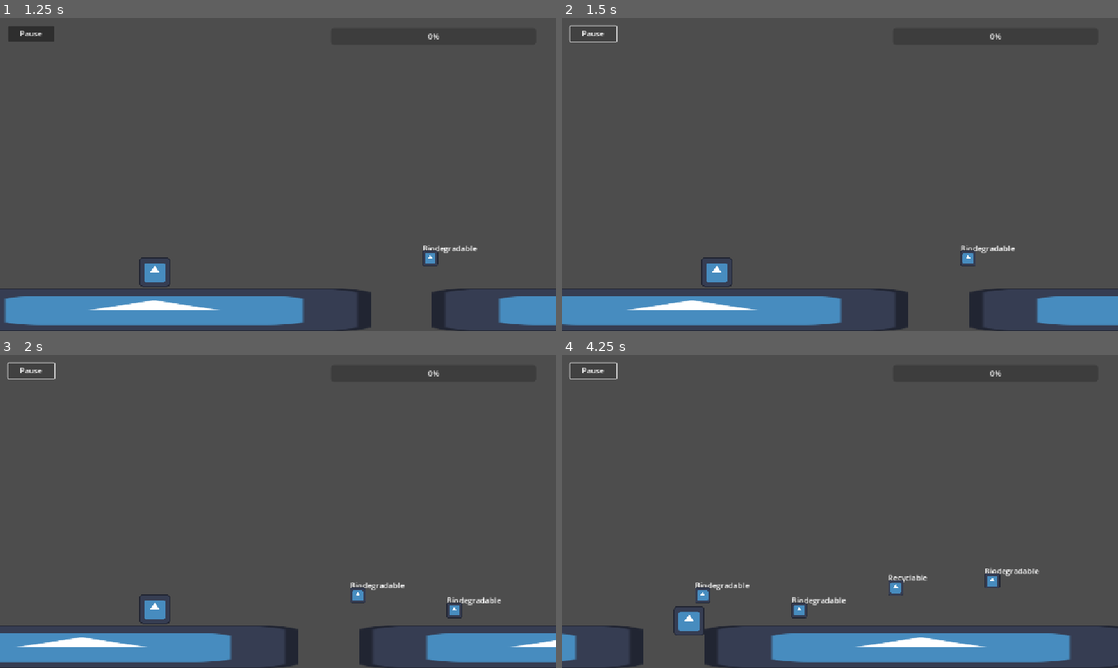
Above: before the commit, frames 1-4 (two rows, left to right).
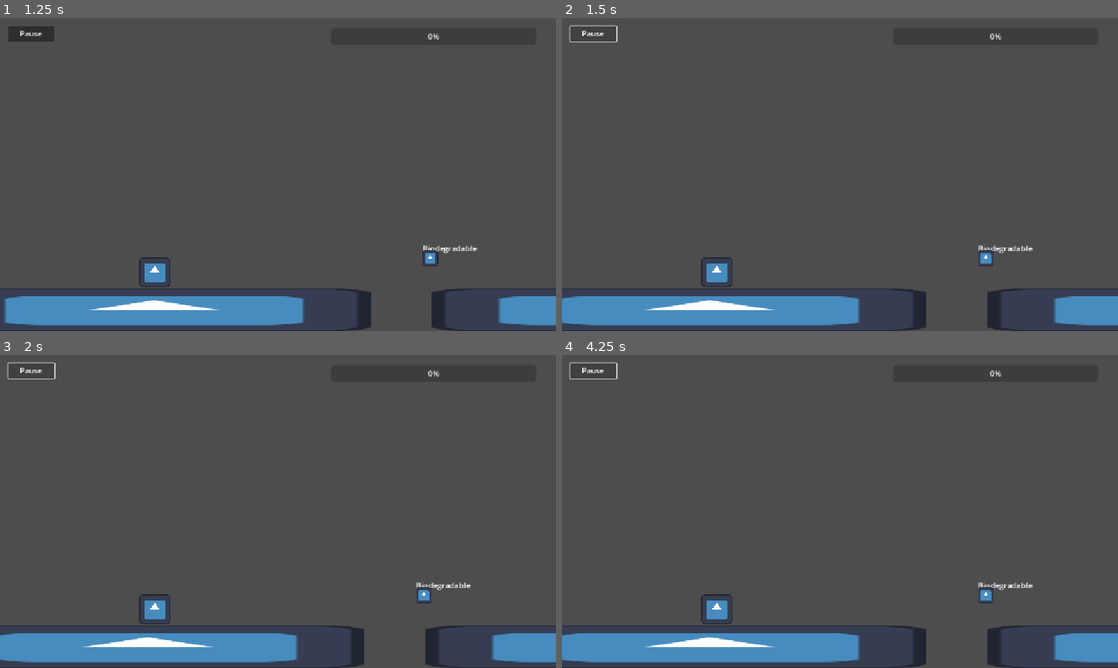
Above: after the commit, the same moments.

Repository: wends05/trash-trek
Game: Godot game, scene res://scenes/MainMenu.tscn
The game is run twice, just before and just after one commit, with the same random seed, the same clock (stepped at 60 frames per second) and the same inputs. The engine's default icon, where the game draws it, is replaced by a stand-in: a white triangle on a blue panel in a dark square.
Inputs:
- Up to frame 1 (1.25 s): click "Start" at 0.5 s
- Up to frame 2 (1.5 s): click "Pause" at 1.25 s
- Up to frame 3 (2 s): no input
- Up to frame 4 (4.25 s): no input

Frame 1 is identical in both runs. In frame 2, 2.6% of the frame differs, in the area x 0-94%, y 72-100%; in frame 3, 4.5%; in frame 4, 9.6%, in the area x 0-100%, y 68-100%.

Commit message:
Update Energy & UI

Diff:
--- a/scenes/ui.tscn
+++ b/scenes/ui.tscn
@@ -19,7 +19,7 @@
 offset_right = 1110.0
 offset_bottom = 55.0
 
-[node name="Button" type="Button" parent="."]
+[node name="PauseButton" type="Button" parent="."]
 layout_mode = 0
 offset_left = 16.0
 offset_top = 16.0
@@ -33,3 +33,5 @@
 offset_top = 64.0
 offset_right = 56.0
 offset_bottom = 87.0
+
+[connection signal="pressed" from="PauseButton" to="." method="_on_pause_button_pressed"]
--- a/scripts/energy.gd
+++ b/scripts/energy.gd
@@ -2,7 +2,6 @@
 
 class_name EnergyBar
 
-# Called when the node enters the scene tree for the first time.
 func _ready() -> void:
 	Game.energy_changed.connect(change_energy_value)
 
--- a/scripts/ui.gd
+++ b/scripts/ui.gd
@@ -2,12 +2,14 @@
 
 class_name UI
 
+@onready var temp_trash_count_display: Node = get_node(NodePath("TempTrashCount"))
+@onready var pause_button: Node = get_node(NodePath("PauseButton"))
 
 func _ready() -> void:
 	Game.updated_stats.connect(update_trash_counts)
 
 func update_trash_counts():
-	$TempTrashCount.text =\
+	temp_trash_count_display.text =\
 	"rec: %s
 	bio: %s
 	tox: %s
@@ -16,3 +18,9 @@
 		Game.collected_biodegradable,
 		Game.collected_toxic_waste
 	]
+
+func _on_pause_button_pressed() -> void:
+	paused_game()
+
+func paused_game():
+	get_tree().paused = !get_tree().paused
